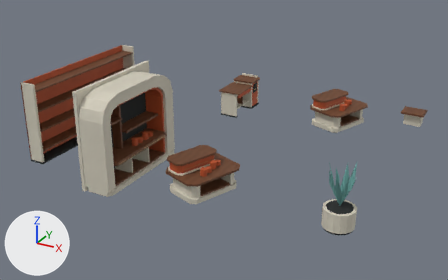
Two versions of the glTF model external_packages/shopping_promenade_20261009/exports/SHOP_D09_P100_F288__fitout.glb, one commit apart.
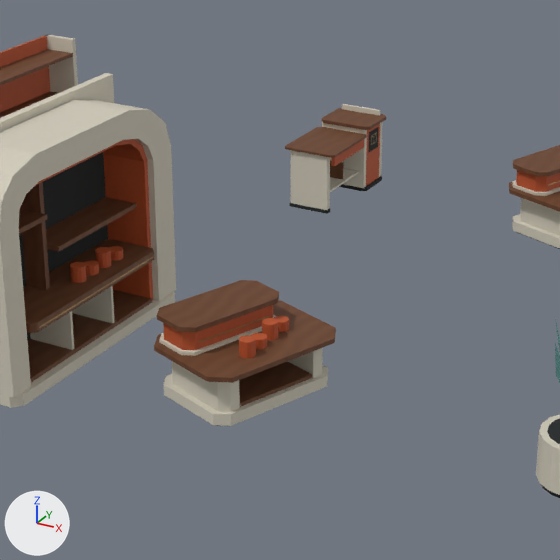
Each version appears first whole from a camera (50 mm lens) standing at (8.58, -16.95, 8.52) and looking at (-0.37, -0.67, 0.38), and next in a close-up on the part from 23% to 74% of the width and 11% to 92% of the height. Arrows for +X, +Y and +Z are at lower left; the lights stay in place. The first two pictures are the older version. Vertices at exactly the same position are counted once.

Names of what the first close-up shows: 'SHOP_D09_P100_F288__fitout__dark_rubber', 'SHOP_D09_P100_F288__fitout__ivory_enamel', 'SHOP_D09_P100_F288__fitout__retail_terracotta_enamel', 'SHOP_D09_P100_F288__fitout__warm_walnut' and 2 more.
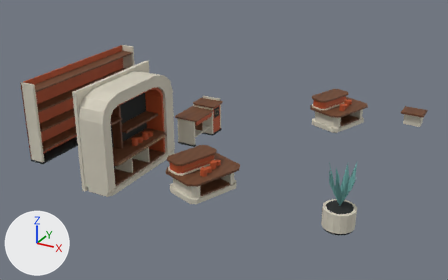
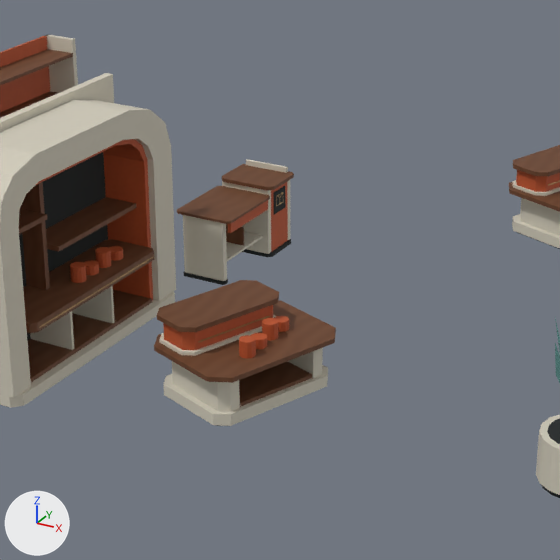
Boxes [x1, y1, x2, y2] around the edits, measured in the close-ups (560 x 560 px; the box of a moved part takes in the faces that stretch with it):
'SHOP_D09_P100_F288__fitout__dark_rubber', reshaped: before [2, 127, 560, 498]; after [2, 152, 560, 498]
part 1 of me_shop_d09_p100_f288__fitout__dark_rubber, moved or reshaped: before [289, 202, 330, 214]; after [183, 271, 228, 285]
part 2 of me_shop_d09_p100_f288__fitout__dark_rubber, moved or reshaped: before [339, 176, 382, 191]; after [242, 239, 291, 257]
part 3 of me_shop_d09_p100_f288__fitout__dark_rubber, moved or reshaped: before [369, 127, 379, 152]; after [273, 186, 285, 214]
part 4 of me_shop_d09_p100_f288__fitout__ivory_enamel, moved or reshaped: before [291, 150, 330, 210]; after [183, 215, 227, 281]
part 5 of me_shop_d09_p100_f288__fitout__ivory_enamel, moved or reshaped: before [330, 168, 359, 192]; after [226, 232, 263, 261]
part 6 of me_shop_d09_p100_f288__fitout__ivory_enamel, moved or reshaped: before [342, 104, 381, 115]; after [246, 159, 288, 173]
part 7 of me_shop_d09_p100_f288__fitout__ivory_enamel, moved or reshaped (mostly hidden): before [379, 122, 383, 177]; after [287, 180, 290, 240]
part 8 of me_shop_d09_p100_f288__fitout__ivory_enamel, moved or reshaped: before [322, 122, 367, 188]; after [222, 181, 271, 254]
part 9 of me_shop_d09_p100_f288__fitout__retail_terracotta_enamel, moved or reshaped: before [331, 139, 365, 166]; after [228, 200, 268, 233]
part 10 of me_shop_d09_p100_f288__fitout__retail_terracotta_enamel, moved or reshaped: before [366, 124, 380, 186]; after [271, 182, 288, 252]
part 11 of me_shop_d09_p100_f288__fitout__warm_walnut, moved or reshaped: before [330, 160, 344, 180]; after [226, 224, 244, 246]
part 12 of me_shop_d09_p100_f288__fitout__warm_walnut, moved or reshaped: before [321, 108, 386, 130]; after [222, 164, 294, 190]
part 13 of me_shop_d09_p100_f288__fitout__warm_walnut, moved or reshaped: before [285, 127, 367, 158]; after [177, 186, 270, 224]

The change in detail:
me_shop_d09_p100_f288__fitout__dark_rubber has 260 vertices, 448 faces and spans x -5.35..4.9, y -5.0..4.31, z 0.0..2.49.
me_shop_d09_p100_f288__fitout__dark_rubber is used by ob_shop_d09_p100_f288__fitout__dark_rubber; location (0.0, 0.0, 0.0).
me_shop_d09_p100_f288__fitout__dark_rubber part 1: the loose piece of 16 vertices spanning x -2.05..-1.38, y 2.12..2.24, z 0.0..0.05 is moved by (0.0, -3.0, 0.0).
me_shop_d09_p100_f288__fitout__dark_rubber part 2: the loose piece of 16 vertices spanning x -2.1..-1.29, y 3.23..3.89, z 0.0..0.05 is moved by (0.0, -3.0, 0.0).
me_shop_d09_p100_f288__fitout__dark_rubber part 3: the loose piece of 8 vertices spanning x -1.33..-1.32, y 3.39..3.72, z 0.6..0.93 is moved by (0.0, -3.0, 0.0).
me_shop_d09_p100_f288__fitout__ivory_enamel has 372 vertices, 674 faces and spans x -5.35..4.93, y -5.05..4.9, z 0.0..3.0.
me_shop_d09_p100_f288__fitout__ivory_enamel is used by ob_shop_d09_p100_f288__fitout__ivory_enamel; location (0.0, 0.0, 0.0).
me_shop_d09_p100_f288__fitout__ivory_enamel part 4: the loose piece of 8 vertices spanning x -2.03..-1.4, y 2.14..2.22, z 0.05..0.92 is moved by (0.0, -3.0, 0.0).
me_shop_d09_p100_f288__fitout__ivory_enamel part 5: the loose piece of 8 vertices spanning x -2.03..-1.41, y 2.22..3.23, z 0.29..0.32 is moved by (0.0, -3.0, 0.0).
me_shop_d09_p100_f288__fitout__ivory_enamel part 6: the loose piece of 8 vertices spanning x -2.04..-1.37, y 3.83..3.88, z 1.08..1.15 is moved by (0.0, -3.0, 0.0).
me_shop_d09_p100_f288__fitout__ivory_enamel part 7: the loose piece of 8 vertices spanning x -2.07..-1.33, y 3.79..3.88, z 0.05..1.02 is moved by (0.0, -3.0, 0.0).
me_shop_d09_p100_f288__fitout__ivory_enamel part 8: the loose piece of 8 vertices spanning x -2.07..-1.33, y 3.23..3.32, z 0.05..1.02 is moved by (0.0, -3.0, 0.0).
me_shop_d09_p100_f288__fitout__retail_terracotta_enamel has 550 vertices, 1012 faces and spans x -5.35..2.44, y -4.73..4.07, z 0.05..2.6.
me_shop_d09_p100_f288__fitout__retail_terracotta_enamel is used by ob_shop_d09_p100_f288__fitout__retail_terracotta_enamel; location (0.0, 0.0, 0.0).
me_shop_d09_p100_f288__fitout__retail_terracotta_enamel part 9: the loose piece of 8 vertices spanning x -1.38..-1.33, y 2.22..3.23, z 0.74..0.92 is moved by (0.0, -3.0, 0.0).
me_shop_d09_p100_f288__fitout__retail_terracotta_enamel part 10: the loose piece of 8 vertices spanning x -1.47..-1.33, y 3.32..3.79, z 0.05..1.02 is moved by (0.0, -3.0, 0.0).
me_shop_d09_p100_f288__fitout__warm_walnut has 288 vertices, 468 faces and spans x -5.31..4.9, y -4.66..5.0, z 0.15..2.49.
me_shop_d09_p100_f288__fitout__warm_walnut is used by ob_shop_d09_p100_f288__fitout__warm_walnut; location (0.0, 0.0, 0.0).
me_shop_d09_p100_f288__fitout__warm_walnut part 11: the loose piece of 8 vertices spanning x -1.98..-1.47, y 2.78..2.8, z 0.32..0.59 is moved by (0.0, -3.0, 0.0).
me_shop_d09_p100_f288__fitout__warm_walnut part 12: the loose piece of 16 vertices spanning x -2.1..-1.25, y 3.2..3.9, z 1.02..1.08 is moved by (0.0, -3.0, 0.0).
me_shop_d09_p100_f288__fitout__warm_walnut part 13: the loose piece of 16 vertices spanning x -2.13..-1.27, y 2.1..3.23, z 0.92..0.95 is moved by (0.0, -3.0, 0.0).
